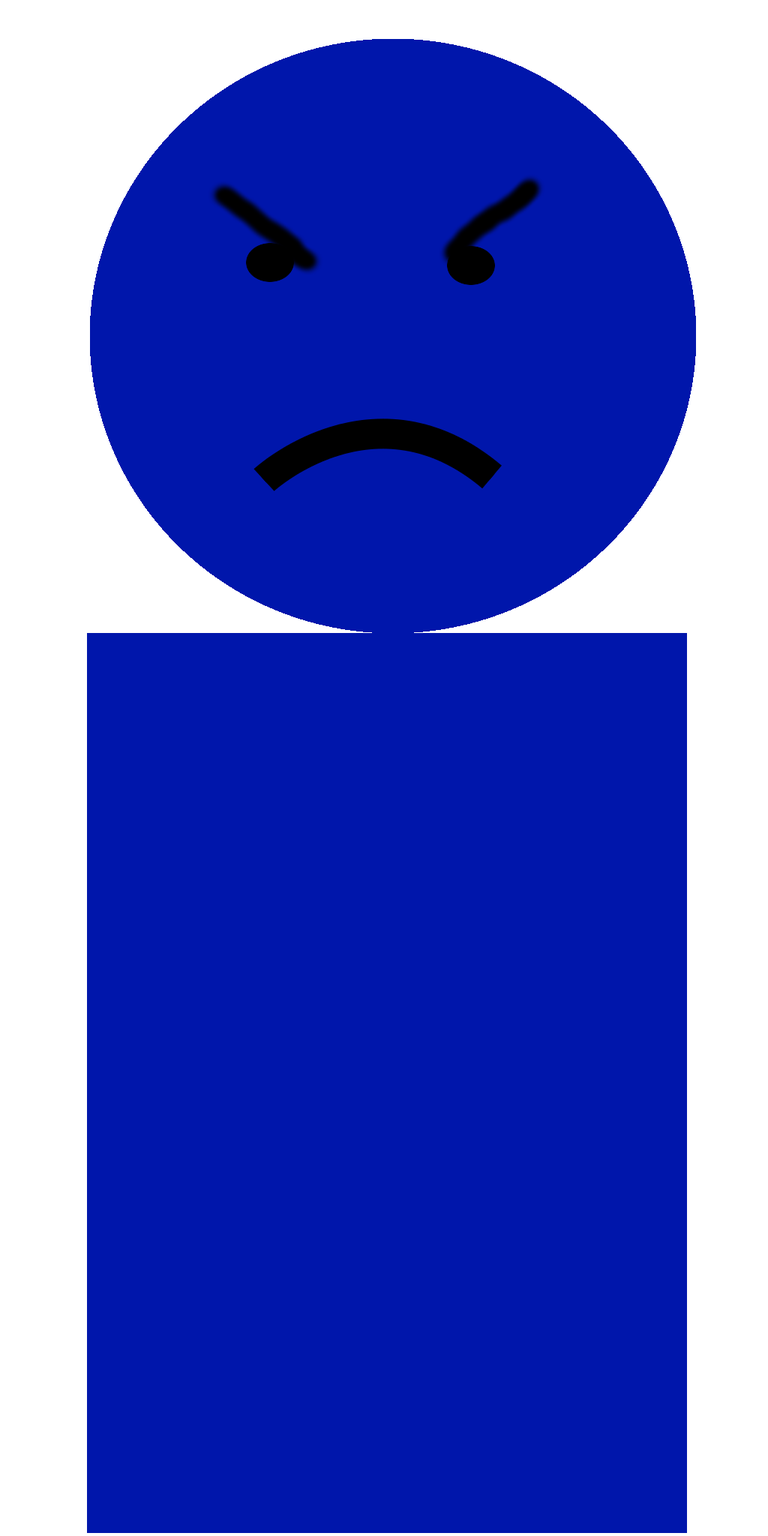
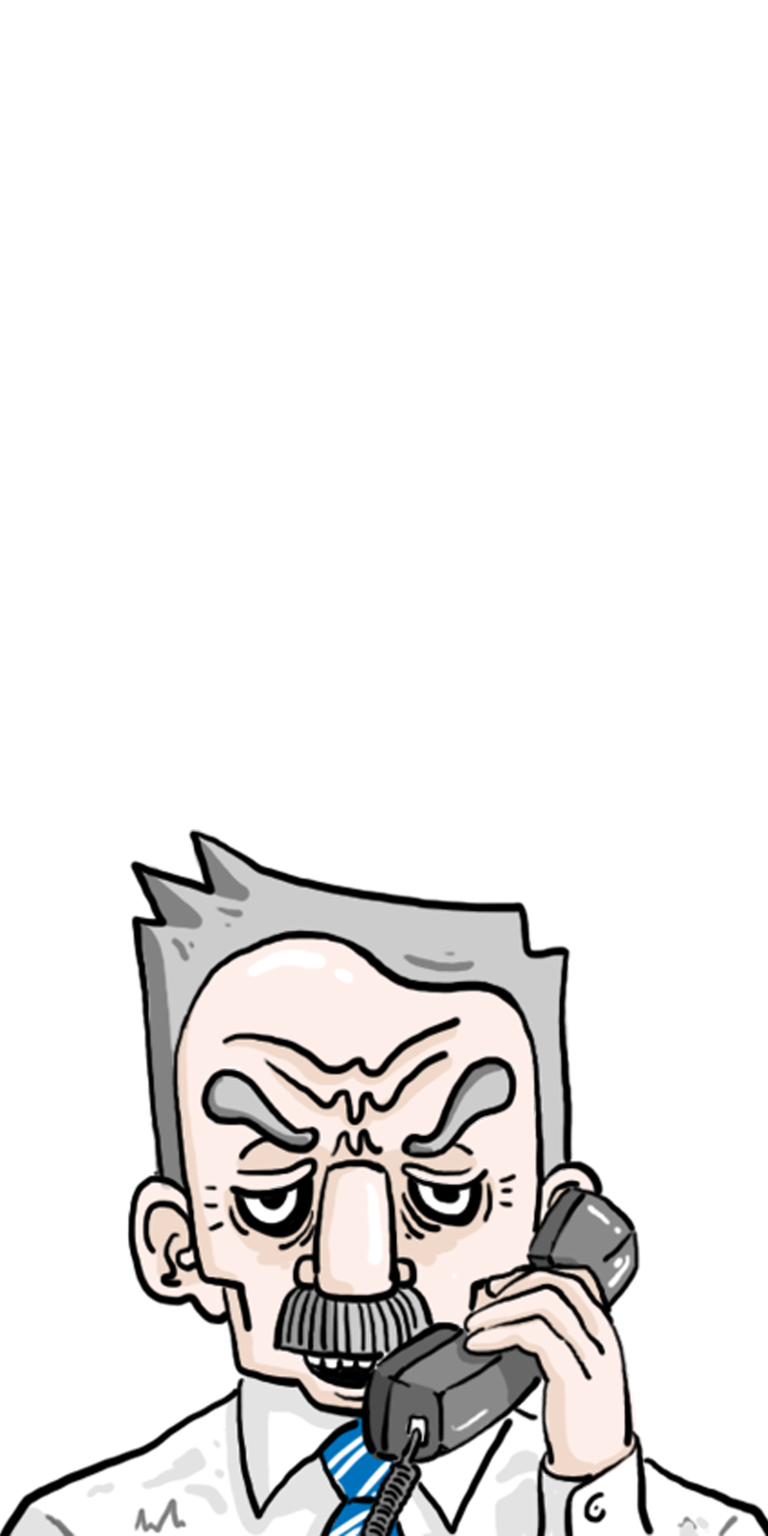
Layered file, before and after one edit (768 × 1536). Changes by layer:
added layer "policecchief" above "PoliceChief" over box(0, 829, 768, 1536)
hid "PoliceChief" over box(86, 38, 696, 1533)
